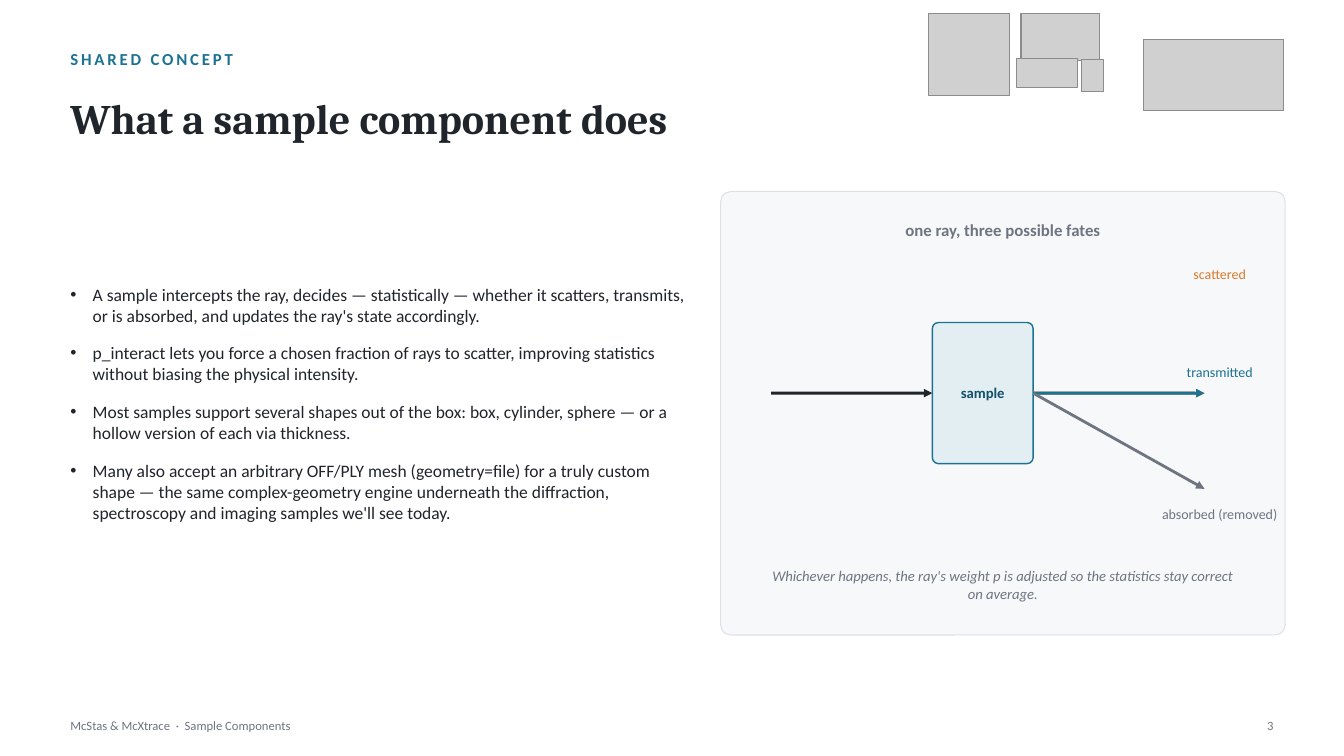
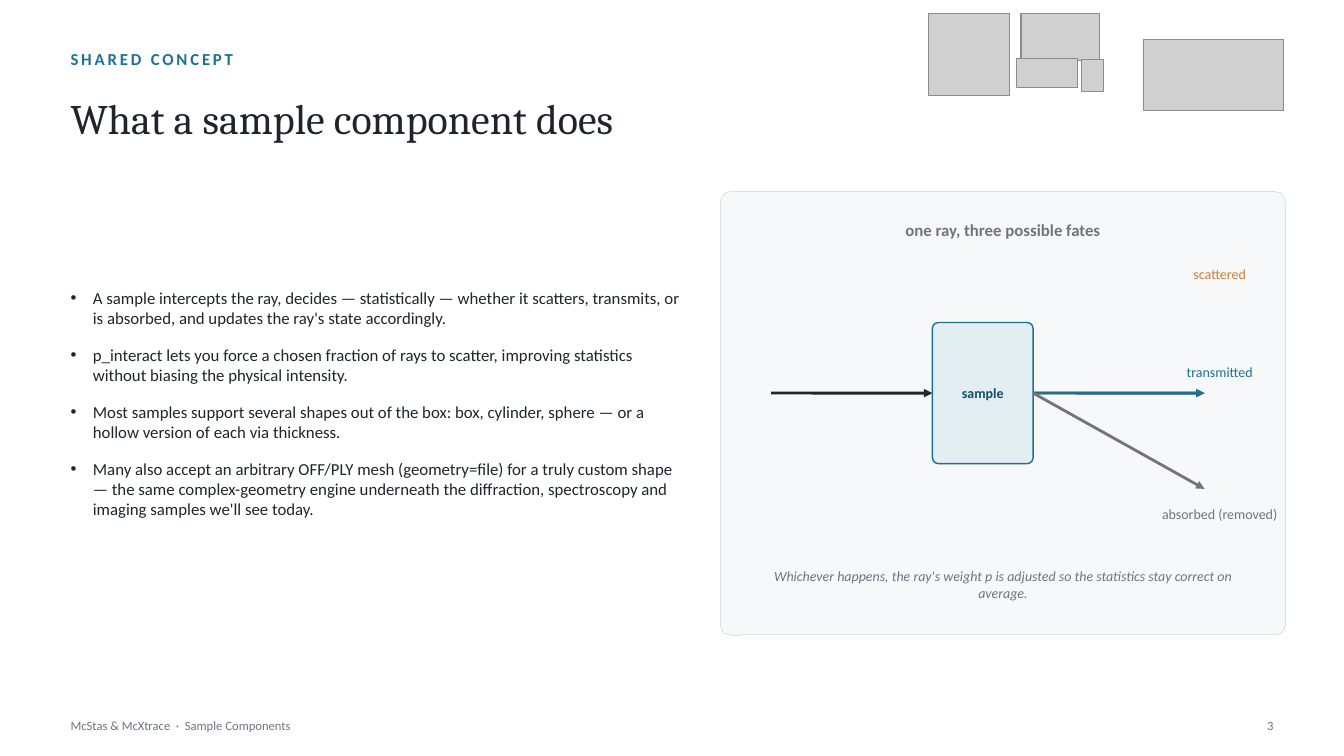
Before and after one commit to mccode-dev/PaNRAID, a slide deck: slide 3 of 23_September_Wednesday/McStas_McXtrace_Sample_Components.pptx. Drawn at 1344x756 pixels with LibreOffice and Linux fonts; fonts in the diff are those of the drawing; grey boxes stand for pictures. Boxes give left, top, right and bottom in pixels: in the first picture for what was removed or moved away, otherwise in the second. Text is boxed around its words. In the diff, an @@ line names an element or a change of style, - is before the commit and + after.

```diff
--- a/23_September_Wednesday/McStas_McXtrace_Sample_Components.pptx
+++ b/23_September_Wednesday/McStas_McXtrace_Sample_Components.pptx
@@ text "What a sample component does" at (71, 105, 613, 143): bold off @@
@@ text "A sample intercepts the ray, ..." at (93, 292, 679, 518): size 12.5 to 12 pt @@
@@ text "sample" at (962, 388, 1004, 401): size 10.5 to 10 pt @@
@@ text "Whichever happens, the ray's weight ..." at (774, 571, 1231, 601): size 10.5 to 10 pt @@
```
Also in this commit, not shown: 17 other slides changed, 1 slide added, 1 other file.
